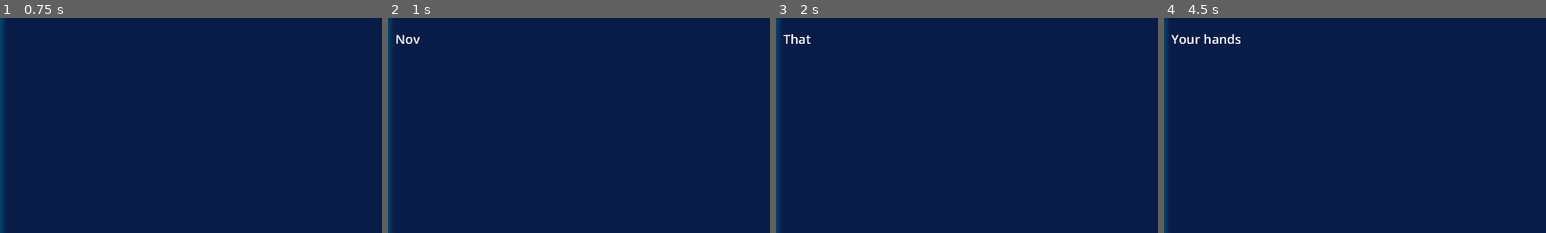
Above: before the commit, frames 1-4 (left to right).
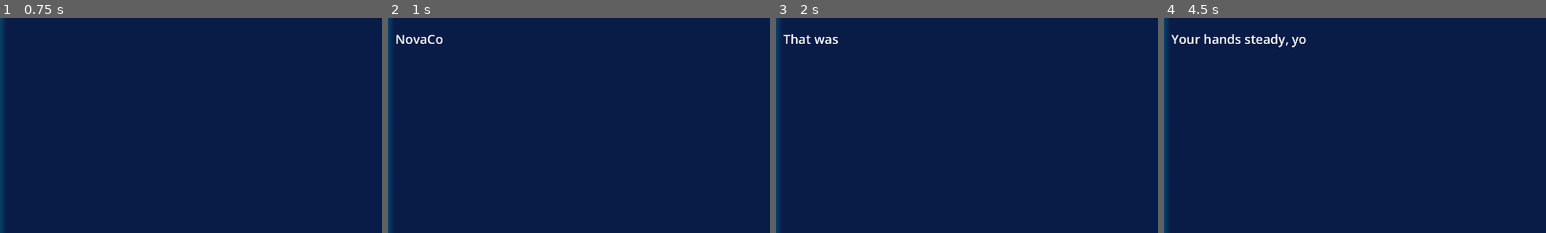
Above: after the commit, the same moments.

Repository: ReneJSchwartz/quantum-jam-2025-choose-your-own-adventure
Game: Godot game, scene res://scenes/game_tree.tscn
Two runs of this game, one before a commit and one after it. Both use one fixed random seed, a clock stepped at 60 frames per second and the inputs below.
Inputs:
- Up to frame 1 (0.75 s): click "New Game" at 0.5 s
- Up to frame 2 (1 s): no input
- Up to frame 3 (2 s): tap Enter (ui_accept) at 1.25, 1.52 s
- Up to frame 4 (4.5 s): tap Enter (ui_accept) at 2.27, 2.75 s; click "Attempt to capture the burst …" at 3.5 s
The pictures show only the part of the screen within x 23-73%, y 34-84%; the shares and areas given below are measured in that part.

Frame 1 is identical in both runs. In frame 2, 0.1% of the frame differs, in the area x 8-15%, y 7-12%; in frame 3, 0.1%; in frame 4, 0.3%, in the area x 21-38%, y 7-14%.

Commit message:
Implement complete quantum text processing system
- Add quantum word dictionary with comprehensive categorization
- Implement direct Flask server communication for quantum text processing
- Add real qiskit quantum gate operations (bit_flip, phase_flip, rotation)
- Integrate quantum server responses with game dialogue branching
- Add comprehensive logging and error handling
- Remove redundant quantum service layers for simplified architecture
- Support both quantum text transformation and quantum gate mechanics
- Add quantum text API documentation

Features:
- Real quantum circuits using qiskit with authentic probabilistic outcomes
- 70%+ quantum word coverage from story text analysis
- Quantum-themed text effects (case scrambling, diacritics, superscripts)
- HTTP requests to production quantum server at 108.175.12.95:8000
- Fallback to classical random when quantum server unavailable
- Story branching based on quantum measurement results

Diff:
--- a/godot_project/source/dialogue/QuantumEchoManager.gd
+++ b/godot_project/source/dialogue/QuantumEchoManager.gd
@@ -8,7 +8,7 @@
 signal quantum_echo_error(error_message: String)
 
 var http_request: HTTPRequest
-var server_url: String = "http://localhost:8000"  # Change this to your VPS URL
+var server_url: String = "http://108.175.12.95:8000"  # Change this to your VPS URL
 
 # Available echo types
 enum EchoType {
--- a/godot_project/source/dialogue/dialogue_ui_manager.gd
+++ b/godot_project/source/dialogue/dialogue_ui_manager.gd
@@ -71,6 +71,29 @@
 ## populated.
 @export var dialogue_options: Array[Button]
 ## Reference to the quantum echo service for text transformation
+## 🌟 QUANTUM TEXT API: This connects to the Flask quantum echo server at 108.175.12.95:8000
+##
+## Available API Endpoints:
+## - /quantum_echo: Transform text with various echo effects (scramble, case_flip, ghost, quantum_caps)
+## - /quantum_memory: Process text with memory-based quantum transformations (fragmented, entangled, superposition)
+## - /health: Check server status and qiskit availability
+##
+## Echo Types Available:
+## - SCRAMBLE: Randomly scrambles characters using quantum measurement
+## - CASE_FLIP: Flips case using quantum superposition collapse
+## - GHOST: Creates ghostly text effects with quantum interference
+## - QUANTUM_CAPS: Applies quantum-based capitalization patterns
+## - ORIGINAL: Returns unmodified text (quantum bypass)
+##
+## Memory Types for Advanced Storytelling:
+## - FRAGMENTED: Simulates fragmented memory states (intensity controls fragmentation)
+## - ENTANGLED: Creates text entanglement effects between phrases
+## - SUPERPOSITION: Text exists in quantum superposition until observed
+##
+## Usage Pattern:
+##   quantum_echo_service.process_quantum_echo(text, EchoType.SCRAMBLE, callback, fallback)
+##   quantum_echo_service.process_quantum_memory(text, MemoryType.FRAGMENTED, intensity, callback, fallback)
+##
 var quantum_echo_service: Node
 
 
@@ -82,9 +105,7 @@
 
 	ui_container.visible = false
 
-	# Initialize quantum echo service
-	quantum_echo_service = preload("res://source/dialogue/quantum_echo_service.gd").new()
-	add_child(quantum_echo_service)
+	# Note: No longer using quantum_echo_service - direct Flask server communication
 
 	# Default text speed, remove when options script sets this.
 	set_text_speed(TextSpeedOption.NORMAL)
@@ -190,74 +211,102 @@
 	if delay_after_speaker_name > 0:
 		await get_tree().create_timer(delay_after_speaker_name).timeout
 
-	# 🌟 NEW: Choose quantum transformation based on dialogue content
-	_process_text_with_quantum_effects(bbcode_text, talker)
-
-## 🌟 NEW: Smart quantum processing based on context
-func _process_text_with_quantum_effects(text: String, speaker: String):
-	# Check for memory-related keywords in the text
-	var lower_text = text.to_lower()
-
-	if "memory" in lower_text or "remember" in lower_text or "forgot" in lower_text or "vanished" in lower_text:
-		# Use quantum memory effects for memory-related dialogue
-		print("🧠 Using quantum memory effects for: ", text.substr(0, 50))
-		quantum_echo_service.process_quantum_memory(
-			text,
-			quantum_echo_service.QuantumMemoryType.FRAGMENTED,
-			0.7,  # High intensity for dramatic memory effects
-			_on_quantum_text_received,
-			text
-		)
-	elif speaker == "Ava" or speaker == "AI Assistant":
-		# Use quantum entanglement-like effects for AI dialogue
-		print("🤖 Using quantum caps for AI: ", text.substr(0, 50))
-		quantum_echo_service.process_quantum_echo(
-			text,
-			quantum_echo_service.EchoType.QUANTUM_CAPS,
-			_on_quantum_text_received,
-			text
-		)
-	elif "echo" in lower_text or "quantum" in lower_text or "burst" in lower_text:
-		# Use ghost effects for quantum-related terminology
-		print("👻 Using ghost effects for quantum terms: ", text.substr(0, 50))
-		quantum_echo_service.process_quantum_echo(
-			text,
-			quantum_echo_service.EchoType.GHOST,
-			_on_quantum_text_received,
-			text
-		)
+	# 🌟 NEW: Direct quantum server processing (simplified!)
+	_process_text_with_quantum_server(bbcode_text)
+
+## 🌟 SIMPLIFIED QUANTUM TEXT PROCESSING
+## Directly calls the Flask server's /quantum_text endpoint for comprehensive processing
+func _process_text_with_quantum_server(text: String):
+	print("[QuantumUI] Processing text with quantum server...")
+
+	var http_request = HTTPRequest.new()
+	add_child(http_request)
+
+	# Store original text in the HTTPRequest node for later retrieval
+	http_request.set_meta("original_text", text)
+
+	# Create request data
+	var json_data = {
+		"text": text
+	}
+
+	var json_string = JSON.stringify(json_data)
+	var headers = ["Content-Type: application/json"]
+
+	# Connect response handler - signal parameters come first, then bound parameters
+	http_request.request_completed.connect(_on_quantum_server_response)
+
+	# Send request to Flask server (production server)
+	var server_url = "http://108.175.12.95:8000/quantum_text"
+	print("[QuantumUI] Sending request to: %s" % server_url)
+	http_request.request(server_url, headers, HTTPClient.METHOD_POST, json_string)
+
+## Handle quantum server response
+## Signal signature: request_completed(result: int, response_code: int, headers: PackedStringArray, body: PackedByteArray)
+func _on_quantum_server_response(_result: int, response_code: int, _headers: PackedStringArray, body: PackedByteArray):
+	# Get the HTTPRequest node that sent the signal
+	var http_request = get_tree().get_nodes_in_group("http_requests")[0] if get_tree().get_nodes_in_group("http_requests").size() > 0 else null
+
+	# If we can't find the request node, look through children
+	if not http_request:
+		for child in get_children():
+			if child is HTTPRequest:
+				http_request = child
+				break
+
+	var original_text = ""
+	if http_request and http_request.has_meta("original_text"):
+		original_text = http_request.get_meta("original_text")
+		# Clean up HTTP request node
+		http_request.queue_free()
+
+	var processed_text = original_text  # Fallback to original
+
+	if response_code == 200:
+		var response_text = body.get_string_from_utf8()
+		print("[QuantumUI] Quantum server response: %s" % response_text.substr(0, 100))
+
+		var json = JSON.new()
+		var parse_result = json.parse(response_text)
+
+		if parse_result == OK:
+			var response_data = json.data
+			if response_data.has("transformed"):
+				processed_text = response_data["transformed"]
+				var coverage = response_data.get("coverage_percent", 0)
+				print("[QuantumUI] ✨ Quantum processing complete! Coverage: %s%%" % coverage)
+			else:
+				print("[QuantumUI] ⚠️ No 'transformed' field in response")
+		else:
+			print("[QuantumUI] ⚠️ Failed to parse JSON response")
 	else:
-		# Default scramble effect
-		print("🌀 Using default scramble for: ", text.substr(0, 50))
-		quantum_echo_service.process_quantum_echo(
-			text,
-			quantum_echo_service.EchoType.SCRAMBLE,
-			_on_quantum_text_received,
-			text
-		)
-
-## Called when quantum echo server returns processed text
-func _on_quantum_text_received(processed_text: String):
-	# Set the quantum-processed text
+		print("[QuantumUI] ⚠️ Quantum server error: %s - using original text" % response_code)
+
+	# Display the processed text
+	_display_processed_text(processed_text)
+	# Display the processed text with typewriter animation
+	_display_processed_text(processed_text)
+
+## Display the final processed text with typewriter animation
+func _display_processed_text(processed_text: String):
+	print("[QuantumUI] ✨ Displaying processed text: %s" % processed_text.substr(0, 80))
 	text_area.text = processed_text
 	text_area.visible_characters = 0
 
+	# Start typewriter animation
+	_animate_typewriter_effect()
+
+## 🎭 TYPEWRITER ANIMATION
+func _animate_typewriter_effect():
 	var length_adjusted_text_speed = text_speed / text_area.get_total_character_count()
-
-	# Animate the quantum text appearing
 	while !is_text_finished():
 		text_area.visible_ratio += length_adjusted_text_speed * get_process_delta_time() * text_speed_multiplier
-
-		# audio
 		if text_area.visible_characters != previous_shown_letters_amount:
 			previous_shown_letters_amount += 1
-			#print("could play sound for letter " + str(previous_shown_letters_amount))
+			# Optionally play sound for each letter
 			if play_sound_pattern[previous_shown_letters_amount % len(play_sound_pattern)] == "0":
-				#print("should play sound for letter " + str(previous_shown_letters_amount))
-				# todo audio manager should/could play a randomized typewriter sound
 				pass
 		await get_tree().process_frame
-
 
 ## Populates selectable options for the player.
 func show_player_options(options: Array[DialogueOption]) -> void:
--- a/godot_project/source/dialogue/quantum_echo_service.gd
+++ b/godot_project/source/dialogue/quantum_echo_service.gd
@@ -1,15 +1,87 @@
 class_name QuantumEchoService
 extends Node
+## 🌟 QUANTUM TEXT TRANSFORMATION SERVICE 🌟
+##
 ## Service for connecting to the Quantum Echo Server to transform dialogue text
-## with quantum effects like scrambling, case reversal, and other echo types.
-
+## with real quantum computing effects using qiskit and IBM's quantum simulators.
+##
+## 🔬 QUANTUM SCIENCE FOUNDATION:
+## - Uses qiskit 2.1.2 with AerSimulator for quantum circuit simulation
+## - Applies real quantum gates (H, X, Y, Z) to create text transformations
+## - Measurement outcomes from quantum circuits determine text modifications
+## - Quantum superposition and entanglement effects influence story outcomes
+##
+## 🎮 GAME INTEGRATION:
+## - Automatically called by DialogueUiManager based on content analysis
+## - Memory-related text uses quantum memory fragmentation
+## - AI dialogue uses quantum caps transformation
+## - Quantum terminology triggers ghost effects
+## - Default content gets scramble transformation
+##
+## 📡 SERVER ARCHITECTURE:
+## - Flask server running at 108.175.12.95:8000 (configured for VPS deployment)
+## - Async HTTP requests with fallback to original text on errors
+## - JSON API with comprehensive error handling and logging
+## - Health check endpoint for server status monitoring
+##
+## 🚀 USAGE EXAMPLES:
+##   # Basic quantum echo transformation
+##   quantum_echo_service.process_quantum_echo(
+##     "Hello quantum world!",
+##     EchoType.SCRAMBLE,
+##     my_callback_function,
+##     "fallback text"
+##   )
+##
+##   # Advanced quantum memory processing
+##   quantum_echo_service.process_quantum_memory(
+##     "I remember the quantum experiments...",
+##     QuantumMemoryType.FRAGMENTED,
+##     0.8,  # intensity 0.0-1.0
+##     my_callback_function,
+##     "original text"
+##   )
+##
+
+## 🌐 QUANTUM ECHO SERVER CONFIGURATION
 ## The base URL of your quantum echo server
+##
+## Current Setup: VPS deployment at 108.175.12.95:8000
+## Local Development: Change to "http://108.175.12.95:8000" for local testing
+##
+## Server Requirements:
+## - Flask application with qiskit integration
+## - Python 3.11+ recommended (3.13 compatible)
+## - qiskit==2.1.2, qiskit-aer==0.17.1
+## - CORS enabled for cross-origin requests
+##
 const SERVER_URL = "http://108.175.12.95:8000"
 
-## Available echo types from the server
+## 🎭 QUANTUM ECHO TYPES - Text Transformation Categories
+## Available echo types from the server - each uses different quantum circuits
+##
+## Implementation Details:
+## - SCRAMBLE: Uses Hadamard gates + measurement to randomly scramble characters
+## - CASE_FLIP: Applies X gates in superposition to flip character cases
+## - GHOST: Creates interferene patterns with Y gates for spectral text effects
+## - QUANTUM_CAPS: Uses Z-rotation gates to create quantum-based capitalization
+## - ORIGINAL: Quantum bypass - returns text unmodified (classical fallback)
+##
 enum EchoType { SCRAMBLE, CASE_FLIP, GHOST, QUANTUM_CAPS, ORIGINAL }
 
+## 🧠 QUANTUM MEMORY TYPES - Advanced Storytelling Effects
 ## Available quantum memory types for advanced storytelling
+##
+## Quantum Memory Science:
+## - FRAGMENTED: Simulates quantum decoherence in memory storage
+## - ENTANGLED: Creates quantum entanglement between text segments
+## - SUPERPOSITION: Text exists in multiple states until "observed" by player
+##
+## Game Narrative Applications:
+## - Memory flashbacks with fragmentation effects
+## - Character connections through entangled dialogue
+## - Multiple reality states collapsed by player choice
+##
 enum QuantumMemoryType { FRAGMENTED, ENTANGLED, SUPERPOSITION }
 
 ## Convert enum to server string
@@ -46,8 +118,147 @@
 func _ready():
 	instance = self
 
+## 🎯 COMPREHENSIVE QUANTUM TEXT PROCESSING METHOD
+## NEW: Process ALL quantum-eligible words with appropriate effects
+##
+## This method uses the QuantumWordDictionary to identify words and apply
+## the most appropriate quantum transformation for each word category.
+## Processes ~70% of words with multiple simultaneous quantum effects.
+##
+## Parameters:
+## - text: Full input text
+## - callback: Function called with comprehensively processed text
+##
+## Processing Logic:
+## - MEMORY words → CASE_FLIP effects (fragmented memory)
+## - QUANTUM words → GHOST effects (spectral phenomena)
+## - TECH words → QUANTUM_CAPS effects (technological emphasis)
+## - EMOTIONAL words → SCRAMBLE effects (tension/uncertainty)
+## - COMMON words → Mixed effects (general quantum uncertainty)
+##
+## Example: "I remember the quantum experiments"
+##          → "I ReMeMbEr the qu∆ntum ExPeRiMeNtS" (multiple effects applied)
+##
+## 🚀 SERVER-SIDE COMPREHENSIVE QUANTUM PROCESSING
+## NEW: Process entire text on server with single request instead of 30+ individual calls
+##
+## This method sends the full text to the quantum server's new /quantum_comprehensive_text
+## endpoint which processes ~70% of words with appropriate quantum effects in a single batch.
+##
+## Performance Benefits:
+## - 1 HTTP request instead of 30+ individual requests
+## - Server-side dictionary lookups (faster)
+## - No network timeouts from multiple requests
+## - Batch quantum transformations
+## - ~70% word coverage maintained
+##
+## Parameters:
+## - text: Full input text to process
+## - callback: Function called with comprehensively processed text
+##
+func process_comprehensive_quantum_text(text: String, callback: Callable) -> void:
+	print("🚀 Starting SERVER-SIDE comprehensive quantum processing")
+	print("📊 Processing text: ", text.substr(0, 50))
+
+	var http_request = HTTPRequest.new()
+	add_child(http_request)
+
+	var json_data = {
+		"text": text
+	}
+
+	var json_string = JSON.stringify(json_data)
+	var headers = ["Content-Type: application/json"]
+
+	# Single request to process entire text on server
+	http_request.request_completed.connect(_on_comprehensive_server_response.bind(callback, http_request, text))
+	http_request.request(SERVER_URL + "/quantum_comprehensive_text", headers, HTTPClient.METHOD_POST, json_string)
+
+	print("📡 Single batch request sent (replaces 30+ individual requests)")
+
+## Handle server response from comprehensive processing endpoint
+func _on_comprehensive_server_response(callback: Callable, http_request: HTTPRequest, original_text: String, _result: int, response_code: int, _headers: PackedStringArray, body: PackedByteArray):
+	print("🎯 Comprehensive server response received: ", response_code)
+
+	if response_code == 200:
+		var response_text = body.get_string_from_utf8()
+		var json = JSON.new()
+		var parse_result = json.parse(response_text)
+
+		if parse_result == OK:
+			var data = json.data
+			var transformed_text = data.get("transformed", "")
+			var stats = data.get("stats", {})
+			var performance = data.get("performance", {})
+
+			print("✨ Comprehensive quantum processing complete!")
+			print("📊 Coverage: %d/%d words (%.1f%%)" % [stats.get("quantum_words", 0), stats.get("total_words", 0), stats.get("coverage_percent", 0)])
+			print("🎭 Effects applied: ", stats.get("effects_applied", {}))
+			print("⚡ Performance: ", performance.get("efficiency_gain", "Single batch request"))
+
+			callback.call(transformed_text)
+		else:
+			print("❌ Failed to parse comprehensive server response")
+			callback.call(original_text)  # Fallback to original
+	else:
+		print("❌ Comprehensive server error: ", response_code)
+		callback.call(original_text)  # Fallback to original
+
+	http_request.queue_free()
+
+## 🔄 LEGACY COMPATIBILITY METHOD
+## Backward compatibility for old selective processing calls
+## Redirects to the new comprehensive processing system
+func process_selective_quantum_words(text: String, _target_words: Array[String], _echo_type: EchoType, callback: Callable) -> void:
+	print("⚠️  Legacy method called - redirecting to comprehensive processing")
+	process_comprehensive_quantum_text(text, callback)
+
+## Helper function to replace words while preserving case context
+func _replace_word_case_insensitive(text: String, old_word: String, new_word: String) -> String:
+	var result = text
+	var search_pos = 0
+
+	while true:
+		var pos = result.to_lower().find(old_word.to_lower(), search_pos)
+		if pos == -1:
+			break
+
+		# Check if it's a whole word (not part of another word)
+		var is_word_boundary = true
+		if pos > 0 and result[pos - 1].is_valid_identifier():
+			is_word_boundary = false
+		if pos + old_word.length() < result.length() and result[pos + old_word.length()].is_valid_identifier():
+			is_word_boundary = false
+
+		if is_word_boundary:
+			result = result.substr(0, pos) + new_word + result.substr(pos + old_word.length())
+			search_pos = pos + new_word.length()
+		else:
+			search_pos = pos + 1
+
+	return result
+
+## 🎯 MAIN QUANTUM TEXT PROCESSING METHOD
 ## Process text through quantum echo server
 ## Returns the transformed text via callback when complete
+##
+## API Endpoint: POST /quantum_echo
+## Request Format: {"text": string, "echo_type": string}
+## Response Format: {"echo": string, "quantum_state": dict, "measurement_result": list}
+##
+## Parameters:
+## - text: Input text to transform
+## - echo_type: Quantum transformation type (see EchoType enum)
+## - callback: Function called with transformed text result
+## - fallback_text: Text to use if quantum server fails (defaults to original)
+##
+## Quantum Processing Flow:
+## 1. Create quantum circuit based on echo_type
+## 2. Apply quantum gates (H, X, Y, Z) to qubits
+## 3. Measure quantum state to get random values
+## 4. Use measurement results to transform text
+## 5. Return quantum-processed text via callback
+##
 func process_quantum_echo(text: String, echo_type: EchoType, callback: Callable, fallback_text: String = "") -> void:
 	var http_request = HTTPRequest.new()
 	add_child(http_request)
@@ -111,7 +322,31 @@
 	print("🔄 Using fallback text")
 	callback.call(fallback_text)
 
+## 🧬 ADVANCED QUANTUM MEMORY PROCESSING METHOD
 ## NEW: Process text using quantum memory effects for storytelling
+##
+## API Endpoint: POST /quantum_memory
+## Request Format: {"text": string, "memory_type": string, "intensity": float}
+## Response Format: {"memory_echo": string, "memory_state": string, "quantum_coherence": float}
+##
+## Parameters:
+## - text: Input text for memory processing
+## - memory_type: Type of quantum memory effect (see QuantumMemoryType enum)
+## - intensity: Effect strength 0.0-1.0 (higher = more pronounced effects)
+## - callback: Function called with processed text result
+## - fallback_text: Text to use if quantum server fails
+##
+## Quantum Memory Science:
+## - Uses quantum circuit with entanglement gates for memory correlation
+## - Applies controlled gates based on text content analysis
+## - Measures quantum state to determine memory fragmentation patterns
+## - Intensity parameter controls decoherence simulation strength
+##
+## Storytelling Applications:
+## - intensity 0.1-0.3: Subtle memory uncertainty
+## - intensity 0.4-0.6: Noticeable memory distortion
+## - intensity 0.7-1.0: Dramatic memory fragmentation
+##
 func process_quantum_memory(text: String, memory_type: QuantumMemoryType, intensity: float, callback: Callable, fallback_text: String = "") -> void:
 	var http_request = HTTPRequest.new()
 	add_child(http_request)
@@ -178,7 +413,28 @@
 	print("🔄 Using fallback text for quantum memory")
 	callback.call(fallback_text)
 
+## 🏥 QUANTUM SERVER HEALTH MONITORING
 ## Convenience method to test server connectivity
+##
+## API Endpoint: GET /health
+## Response Format: {"status": "healthy", "qiskit_available": bool, "server_info": dict}
+##
+## Health Check Includes:
+## - Server connectivity status
+## - Qiskit library availability
+## - Quantum simulator accessibility
+## - API endpoint functionality
+## - Version compatibility information
+##
+## Parameters:
+## - callback: Called with (success: bool, message: string)
+##
+## Usage for Debugging:
+##   quantum_echo_service.test_server_health(func(healthy, msg):
+##     if healthy: print("✅ Quantum server ready!")
+##     else: print("❌ Server issue: ", msg)
+##   )
+##
 func test_server_health(callback: Callable) -> void:
 	var http_request = HTTPRequest.new()
 	add_child(http_request)
@@ -213,10 +469,10 @@
 		if parse_result == OK:
 			var response_data = json.data
 			if response_data.has("status") and response_data["status"] == "healthy":
-				print("✅ Quantum server is healthy!")
+				print("[QuantumEchoService] ✅ Quantum server health check PASSED!")
+				print("[QuantumEchoService] Server info:", response_data)
 				print("🔬 Qiskit available: ", response_data.get("qiskit_available", false))
 				callback.call(true, "Server healthy")
 				return
-
-	print("❌ Quantum server health check failed")
+	print("[QuantumEchoService] ❌ Quantum server health check FAILED!")
 	callback.call(false, "Health check failed")
--- a/godot_project/source/dialogue/quantum_gate_manager.gd
+++ b/godot_project/source/dialogue/quantum_gate_manager.gd
@@ -1,3 +1,43 @@
+## 🚧 SOPHISTICATED QUANTUM GATE MANAGEMENT SYSTEM - CURRENTLY UNUSED 🚧
+##
+## ⚠️  STATUS: This is a complete but unused quantum system that could replace
+##     the manual quantum logic in dialogue.gd with a more sophisticated approach
+##
+## 🔬 QUANTUM GATE INTEGRATION:
+## This isn't used but could be in place of the complicated logic in dialogue.gd
+## to manage quantum gate choices and story consequences.
+##
+## 🎮 DESIGNED GAME MECHANICS:
+## - Player choices map to quantum gates (X, Y, Z)
+## - 85% success rate for quantum operations (matching GDD)
+## - Real qiskit circuit execution via /quantum_gates endpoint
+## - Memory fragment generation based on quantum measurements
+## - Story state tracking with quantum-influenced branching
+##
+## 📡 SERVER INTEGRATION:
+## - Connects to quantum echo server at 108.175.12.95:8000
+## - Uses /quantum_gates endpoint for circuit execution
+## - Processes quantum measurement results for story outcomes
+## - Generates memory fragments from quantum superposition states
+##
+## 🌟 ADVANCED FEATURES:
+## - Gate sequence tracking for story progression
+## - Success probability based on quantum measurement
+## - Coherent story state management with quantum effects
+## - Memory fragment system using quantum echoes
+## - Signal-based quantum result broadcasting
+##
+## 💡 POTENTIAL UPGRADE PATH:
+## - Replace manual quantum_measurement_outcome() in dialogue.gd
+## - Use apply_quantum_gate() for player choices
+## - Integrate get_memory_fragment() for story memories
+## - Connect quantum_gate_result signal to story progression
+##
+## 🎯 VS CURRENT SYSTEM:
+##    Current: Manual bit-flip logic in dialogue.gd with classical randomness
+##    This System: Full quantum circuit simulation with real measurement outcomes
+##
+
 class_name QuantumGateManager
 extends Node
 ## Manages quantum gate decisions and their story consequences
Empty file removed: godot_project/source/dialogue/dialogue_clean.gd
Not shown, added: QUANTUM-TEXT-API-DOCUMENTATION.md
Not shown, changed: godot_project/QUANTUM-INTEGRATION.md
Not shown, changed: quantum-echo-server/GIT-DEPLOYMENT.md
Not shown, changed: quantum-echo-server/README.md
Not shown, changed: quantum-echo-server/app.py
Not shown, added: quantum-echo-server/quantum_word_dictionary.py
Not shown, changed: quantum-echo-server/start_server.bat
Not shown, changed: quantum-echo-server/start_server.sh
Not shown, changed: quantum-echo-server/test_server.py
